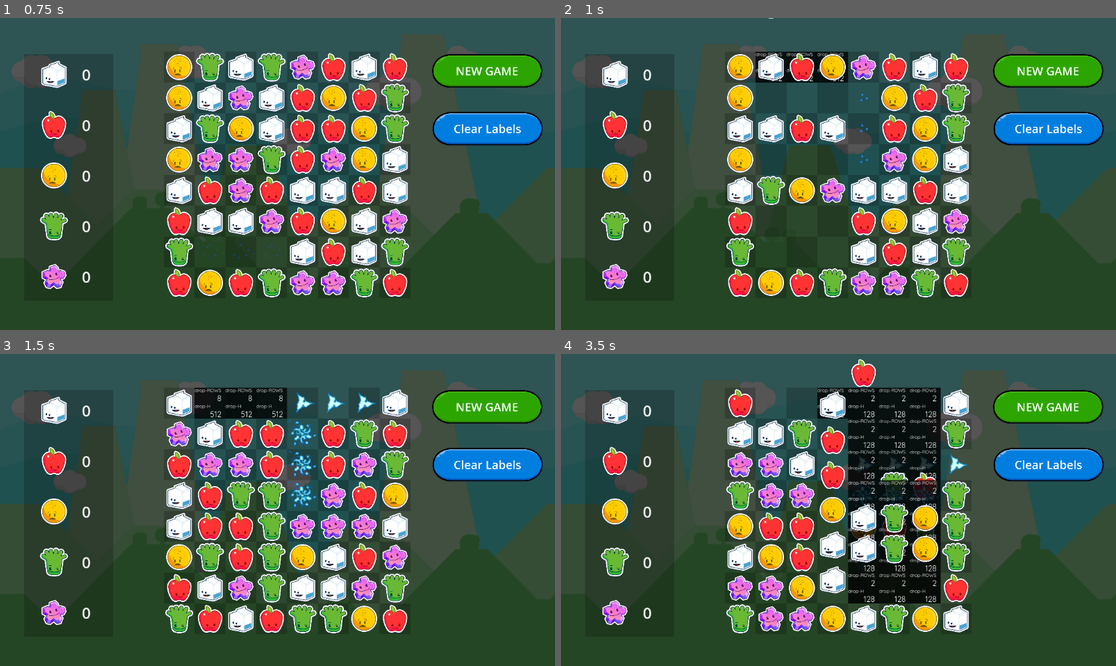
Above: before the commit, frames 1-4 (two rows, left to right).
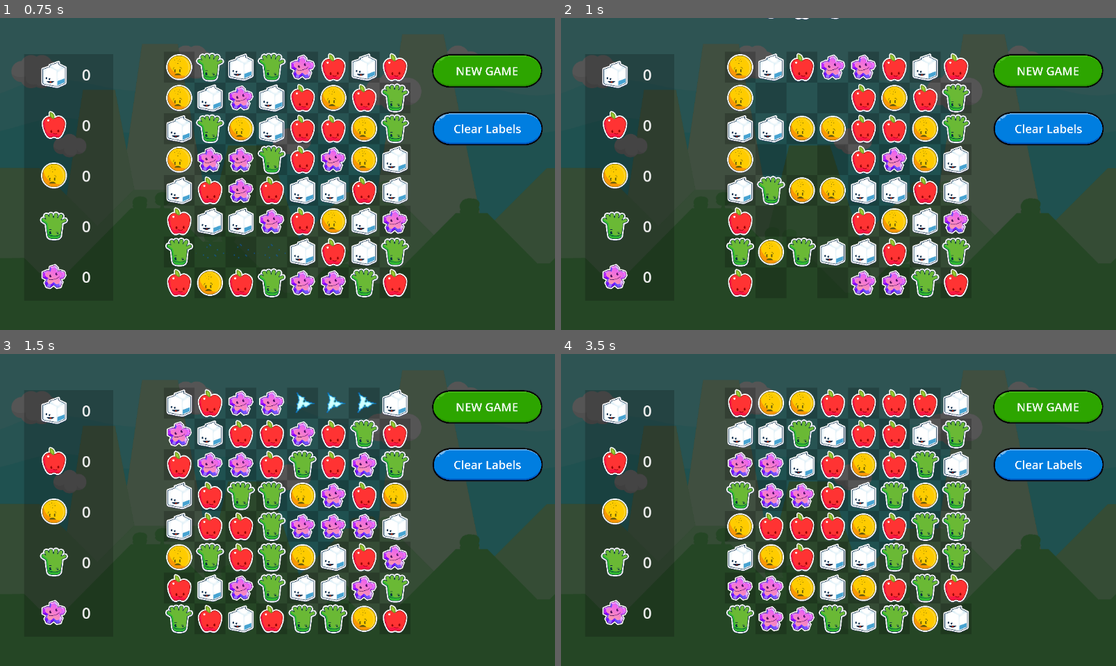
Above: after the commit, the same moments.

Repository: gitbrent/godot-match-3
Game: Godot game, scene res://game.tscn
Same seed, same stepped clock (60 frames per second), same inputs: the game is played once before the commit and once after it.
Inputs:
- Up to frame 1 (0.75 s): click "Clear Labels" at 0.5 s
- Up to frame 2 (1 s): no input
- Up to frame 3 (1.5 s): click "NEW GAME" at 1.25 s
- Up to frame 4 (3.5 s): click "NEW GAME" at 2 s; click "Clear Labels" at 2.75 s

Frame 1 is identical in both runs. In frame 2, 4.9% of the frame differs, in the area x 35-57%, y 0-90%; in frame 3, 2.6%; in frame 4, 16%, in the area x 35-74%, y 1-90%.

Commit message:
WIP

Diff:
--- a/game_board/GameBoard.gd
+++ b/game_board/GameBoard.gd
@@ -311,29 +311,30 @@
 		refill_column(column_index, columns_to_refill[column_index] + 1)
 
 	# D:
-	#await get_tree().create_timer(Enums.EXPLODE_DELAY).timeout
-	check_board_explode_matches()
+	#check_board_explode_matches()
 	# TODO: WIP: DEBUG: commented out recursive
 
 func refill_column(column_index: int, highest_exploded_row: int):
 	var column = hbox_container.get_child(column_index)
+	print("Refilling column: ", column_index)
 	#debug_print_column_ascii(column, column_index)
 
 	# Move gems down. Start moving from the first row below the highest exploded row.
-	# This assumes the highest exploded row is the highest index (e.g., row 2 in a 0-indexed array if row 2 was exploded).
-	for i in range(highest_exploded_row, column.get_child_count()):
-		var target_gem_cell = column.get_child(i - highest_exploded_row)
+	for i in range(column.get_child_count() - 1, highest_exploded_row, -1):
+		var target_row = i - (highest_exploded_row + 1)
+		var target_gem_cell = column.get_child(target_row)
 		var source_gem_cell = column.get_child(i)
-		var rows_to_drop = i - (i - highest_exploded_row - 1)
+		var rows_to_drop = i - target_row
 		target_gem_cell.replace_gem(source_gem_cell.gem_color, rows_to_drop)
-		print("[COL-",str(column_index),"][target_gem_cell]: gem_color=", Enums.get_color_name_by_value(source_gem_cell.gem_color).substr(0,1), " rows_to_drop=", rows_to_drop)
+		print("[COL-", str(column_index), "][target_gem_cell]: gem_color=", Enums.get_color_name_by_value(source_gem_cell.gem_color).substr(0,1), " rows_to_drop=", rows_to_drop)
 		target_gem_cell.debug_show_debug_panel(true)
 
 	# Refill the top rows that have been vacated by shifting down
-	for i in range(highest_exploded_row):
+	for i in range(highest_exploded_row + 1):
 		var gem_cell = column.get_child(i)
 		var random_color = GEM_COLORS[randi() % GEM_COLORS.size()]
-		gem_cell.replace_gem(random_color, highest_exploded_row + 1 - i)  # Calculate the rows to drop for new gems
+		gem_cell.replace_gem(random_color, highest_exploded_row - i + 1)
+		print("Refilled top cell at row ", i, " with color ", Enums.get_color_name_by_value(random_color))
 
 # DEBUG =======================================================================
 
@@ -385,5 +386,6 @@
 	for vbox in hbox_container.get_children():
 		for gem_cell in vbox.get_children():
 			gem_cell.debug_show_debug_panel(false)
+			gem_cell.get_child(1).position = Vector2(32,32)
 			var debug_name = Enums.get_color_name_by_value(gem_cell.gem_color).substr(0,1)
 			print("[", debug_name, "] ", gem_cell.get_child(1).position)
--- a/game_board/GemCell.gd
+++ b/game_board/GemCell.gd
@@ -8,7 +8,7 @@
 @onready var debug_ui_panel:Panel = $DebugUIPanel
 # PROPS
 const SPRITE_SCALE:Vector2 = Vector2(0.25, 0.25)
-const DROP_OFFSET:int = 64
+const DROP_OFFSET:int = 64 # (the sprite is centered in the 64x64 container, and uses a 32,32 position)
 var gem_color:Enums.GemColor
 # Declare and preload textures
 var gem_textures: Dictionary = {
@@ -46,8 +46,8 @@
 	debug_ui_panel.get_child(0).get_child(3).text = str(round(drop_height))
 	# DEBUG!!! ^^
 
-	var beg_pos = Vector2(sprite.global_position.x, sprite.global_position.y - drop_height)
-	sprite.global_position = beg_pos
+	var beg_pos = Vector2(sprite.position.x, sprite.position.y - drop_height)
+	sprite.position = beg_pos
 
 	# Initialize the gem with the new color and ensure it's visible
 	initialize(colorIn)
@@ -57,13 +57,13 @@
 	call_deferred("drop_in_gem", drop_height)
 
 func drop_in_gem(drop_height: float):
-	const DROP_TIME = Enums.TWEEN_TIME * 2
+	const DROP_TIME = Enums.TWEEN_TIME #* 2
 	#await get_tree().create_timer(DROP_TIME).timeout
 
 	# Tween the "fall" animation from the starting point to the final position
-	var end_pos = Vector2(sprite.global_position.x, sprite.global_position.y + drop_height)
+	var end_pos = Vector2(sprite.position.x, sprite.position.y + drop_height)
 	var tween = get_tree().create_tween()
-	tween.tween_property(sprite, "global_position", end_pos, DROP_TIME)
+	tween.tween_property(sprite, "position", end_pos, DROP_TIME)
 
 func update_texture():
 	if gem_color in gem_textures:
--- a/game_board/gem_cell.tscn
+++ b/game_board/gem_cell.tscn
@@ -8,7 +8,7 @@
 [ext_resource type="Theme" uid="uid://hahh0mrfx2q1" path="res://debug_label_theme.tres" id="6_hn3w3"]
 
 [sub_resource type="StyleBoxFlat" id="StyleBoxFlat_lpbyf"]
-bg_color = Color(0, 0, 0, 0.8)
+bg_color = Color(0, 0, 0, 0.533333)
 
 [sub_resource type="Animation" id="Animation_3mn62"]
 resource_name = "explode"
